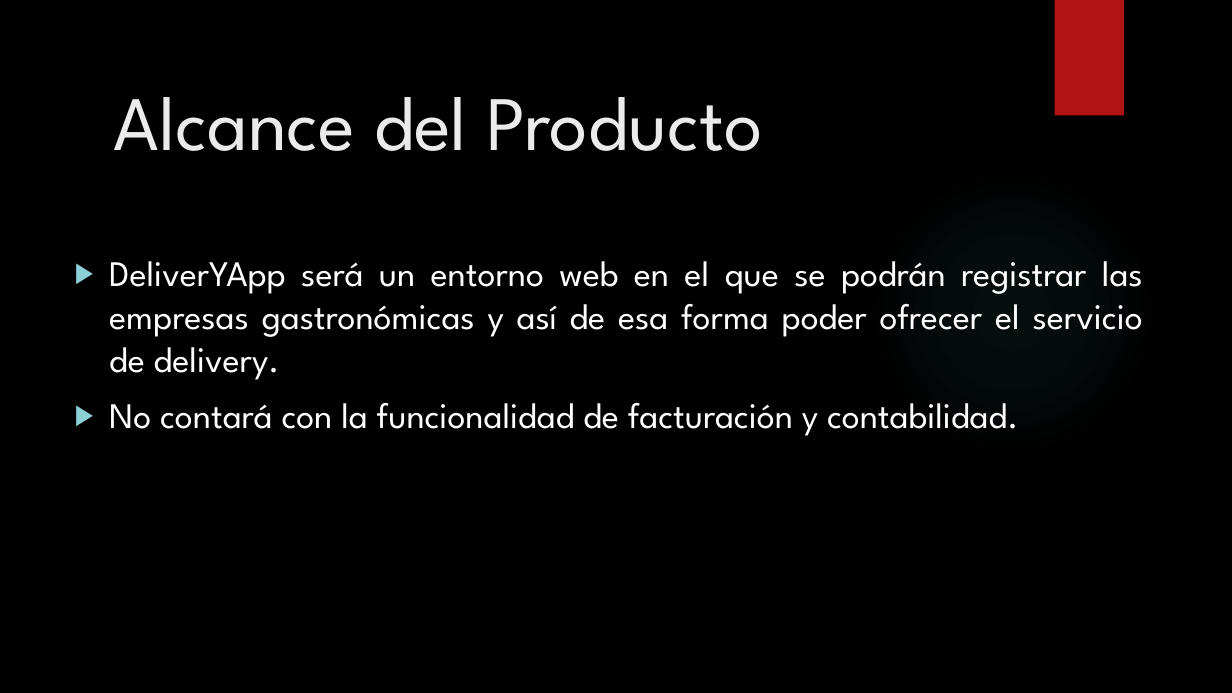
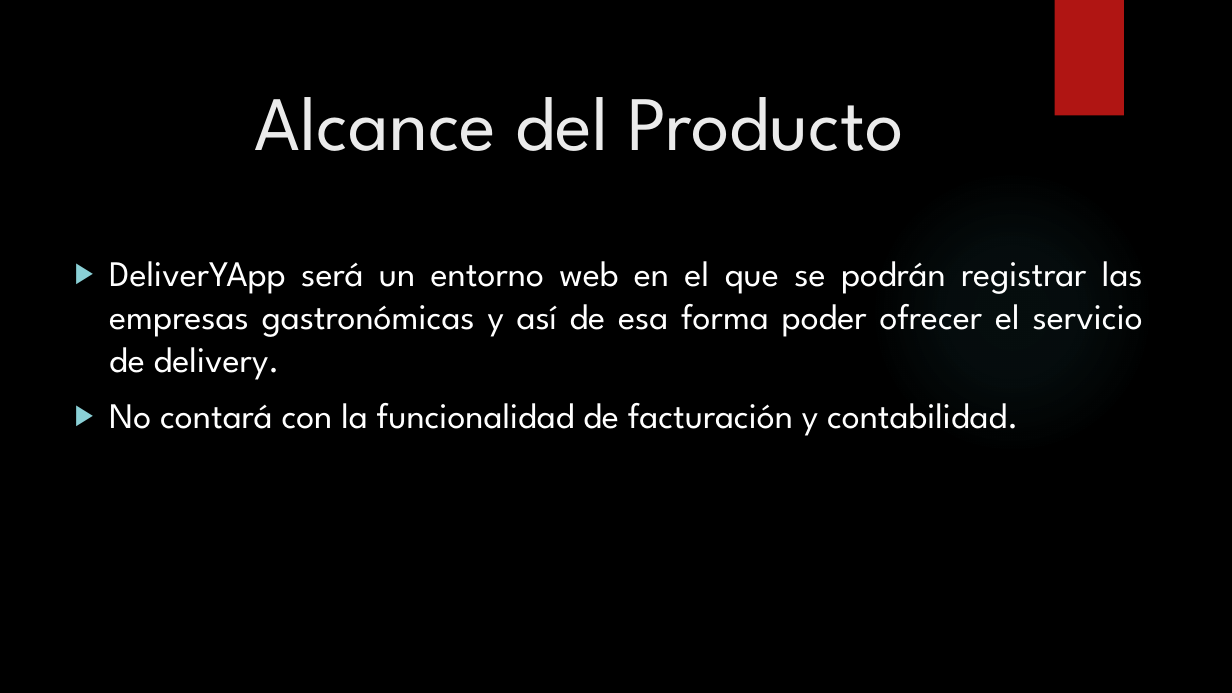
Before and after one commit to francben/proyectoDeliberyApp, a slide deck: slide 4 of Presentacion de Clase.pptx. Drawn at 1232x693 pixels with LibreOffice and Linux fonts; fonts in the diff are those of the drawing; background and template pictures are left out. Boxes give left, top, right and bottom in pixels: in the first picture for what was removed or moved away, otherwise in the second. Text is boxed around its words. In the diff, an @@ line names an element or a change of style, - is before the commit and + after.

```diff
--- a/Presentacion de Clase.pptx
+++ b/Presentacion de Clase.pptx
@@ title "Alcance del Producto" at (255, 97, 903, 151): alignment left to centre @@
```
Also in this commit, not shown: 11 other slides changed.
